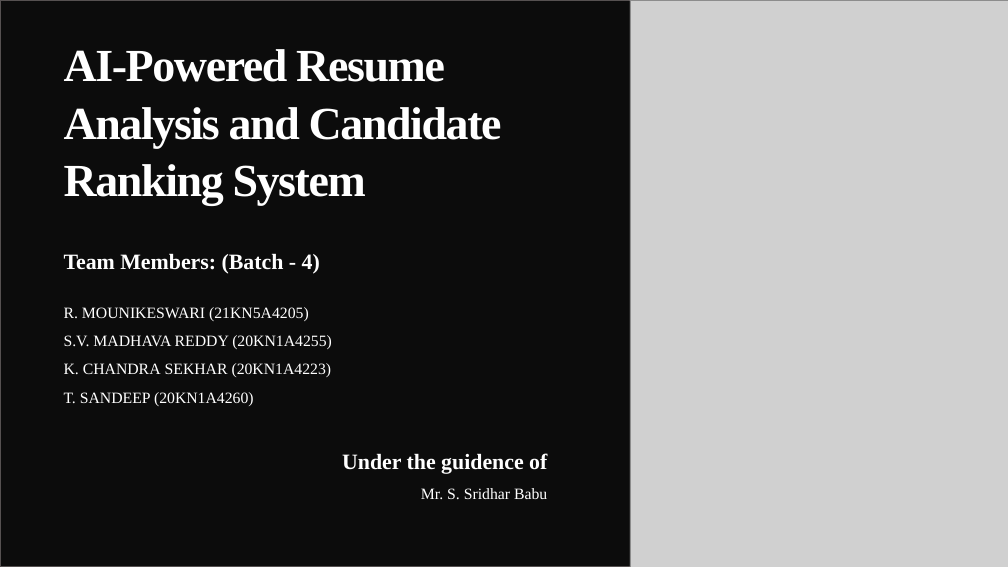
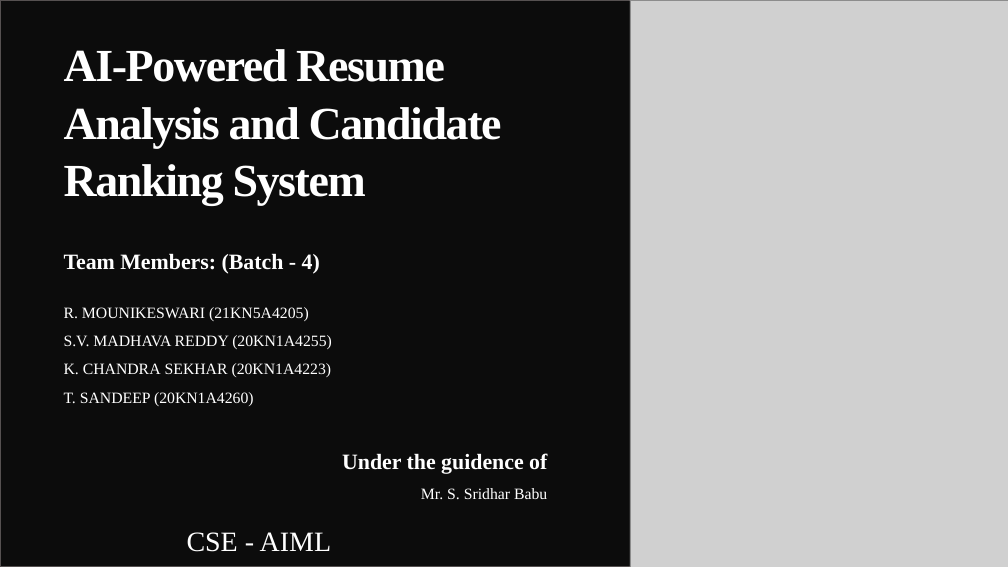
Before and after one commit to Madhav0411/MajorProject, a slide deck: slide 1 of Final Documents/Batch - 4 Week - 1 Review.pptx. Drawn at 1008x567 pixels with LibreOffice and Linux fonts; fonts in the diff are those of the drawing; grey boxes stand for pictures; background and template pictures are left out; a plain dark background stands for a picture behind light text. Boxes give left, top, right and bottom in pixels: in the first picture for what was removed or moved away, otherwise in the second. Text is boxed around its words. In the diff, an @@ line names an element or a change of style, - is before the commit and + after.

```diff
--- a/Final Documents/Batch - 4 Week - 1 Review.pptx
+++ b/Final Documents/Batch - 4 Week - 1 Review.pptx
@@ text added at [187, 532, 332, 552], 32 pt, text #FFFFFF @@
+CSE - AIML
```
Also in this commit, not shown: 8 other slides changed.
